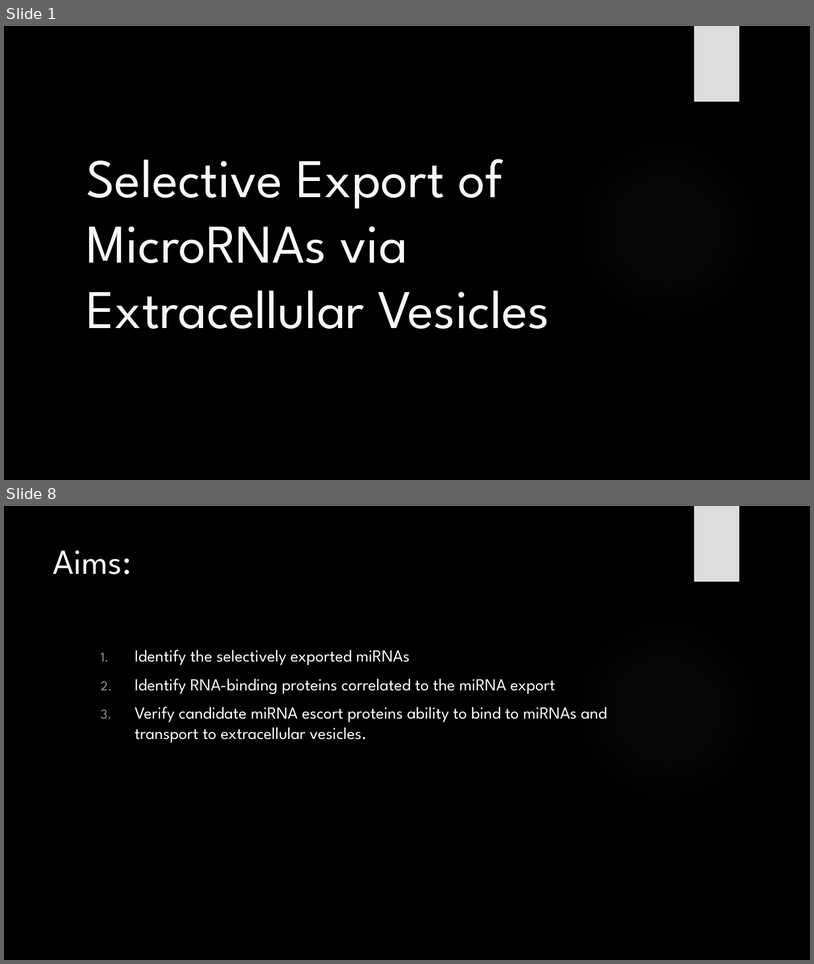
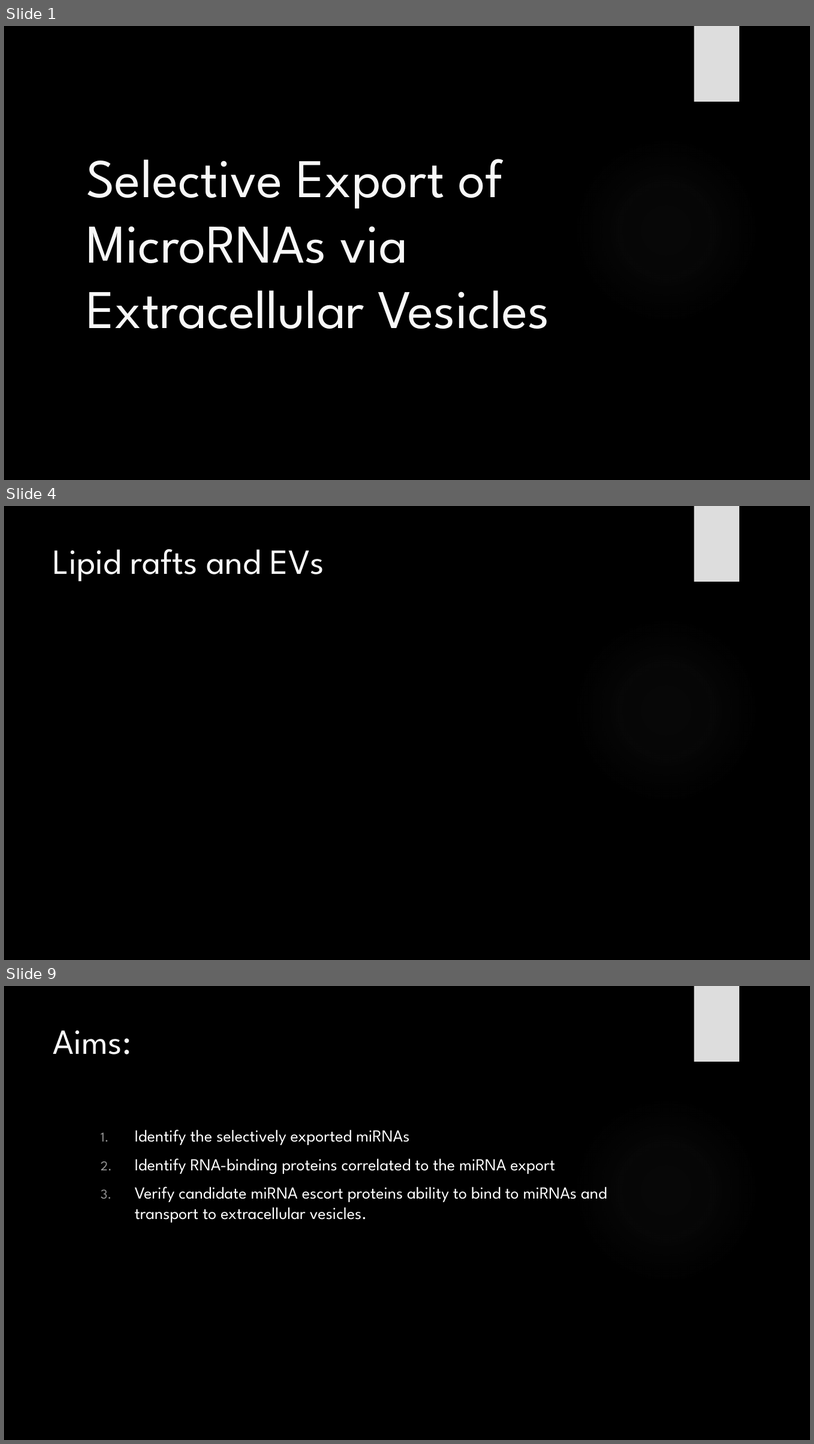
Before and after one commit to HarleyRobinson/Honours2, a slide deck: BackgroundInfo/MeetingSlides.pptx. Shown one above the other, each under a label of ours: slides 1 and 8 before the commit, slides 1, 4 and 9 after it; the slides between them are not shown. The pictures are 814x964 and 814x1444 pixels, drawn with LibreOffice and Linux fonts; fonts in the diff are those of the drawing; background and template pictures are left out. Boxes give left, top, right and bottom in pixels: in the first picture for what was removed or moved away, otherwise in the second. Text is boxed around its words. In the diff, an @@ line names an element or a change of style, - is before the commit and + after.

```diff
--- a/BackgroundInfo/MeetingSlides.pptx
+++ b/BackgroundInfo/MeetingSlides.pptx
@@ slide 4 added at [4,506,810,960], background picture (left out); not listed: 2 template elements that a slide beside it also shows @@
@@ title added at [53,549,324,582], 42 pt, text #F8F8F8 @@
+Lipid rafts and EVs
@@ what was slide 8 is now slide 9 @@
```
Also in this commit, not shown: 7 slides changed, 6 other files.
